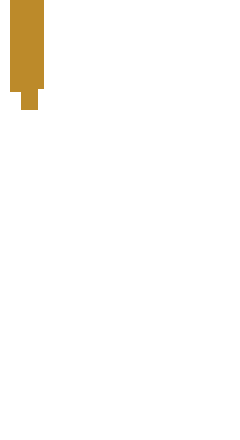
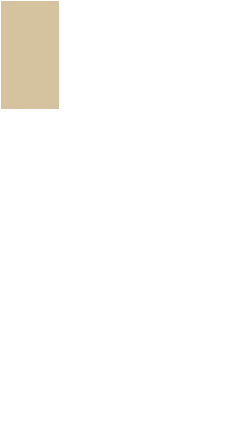
Two versions of the same layered image (240x440). Layer-by-layer changes:
added layer "Layer 1" above "Layer 1 copy 2" over [1, 0, 59, 110]
hid "Layer 1 copy 2", painted on it over [1, 0, 59, 110]
